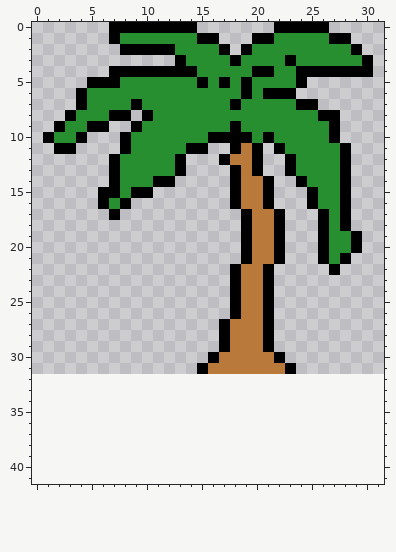
File history of a pixel-art sprite, Graphics/Sprites/Anomalous/World/PalmTree.png. Above: the version before the commit.
The file is 32x32 pixels. Colours within 5 levels of each other are drawn and written as one. The old version is drawn lined up with the new one, on the new canvas.
Now the later version:
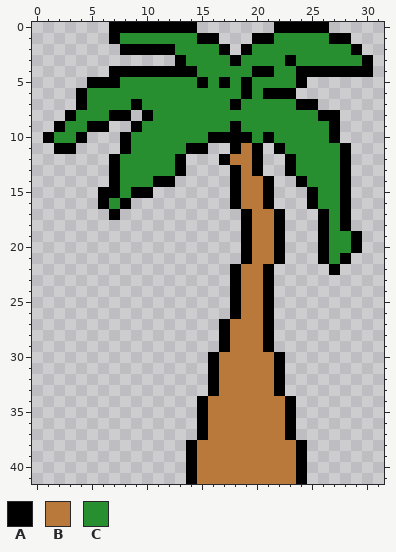
Palette (. is transparent): A #000000  B #b8793a  C #288f31
Edits made:
canvas 32x32 -> 32x42
Changed rows in their new state; - is an unchanged pixel.
first column x 14:
31 -.A-----A.-
32 --ABBBBBA--
33 --ABBBBBA--
34 -ABBBBBBBA-
35 -ABBBBBBBA-
36 -ABBBBBBBA-
37 -ABBBBBBBA-
38 ABBBBBBBBBA
39 ABBBBBBBBBA
40 ABBBBBBBBBA
41 ABBBBBBBBBA
